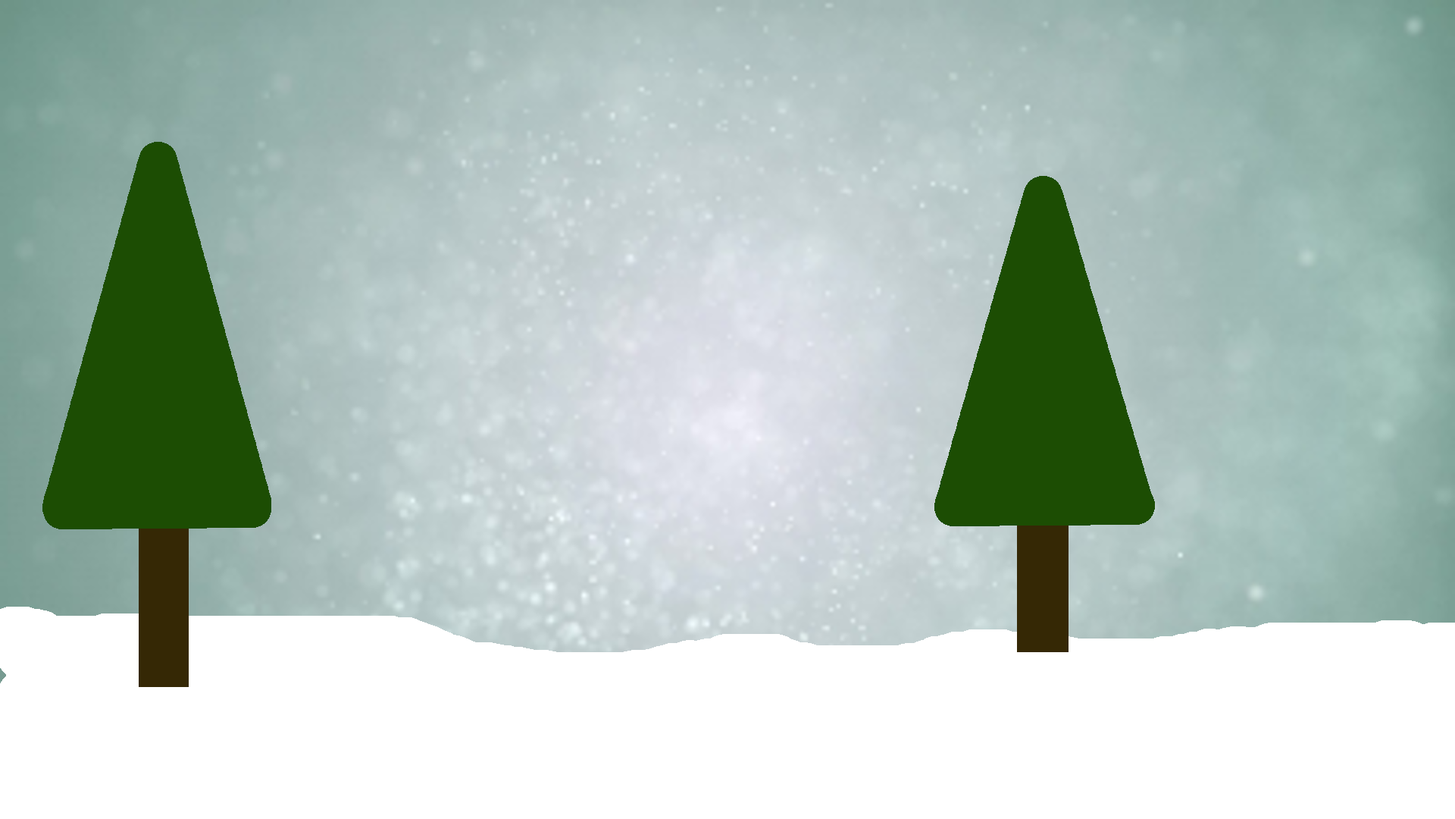
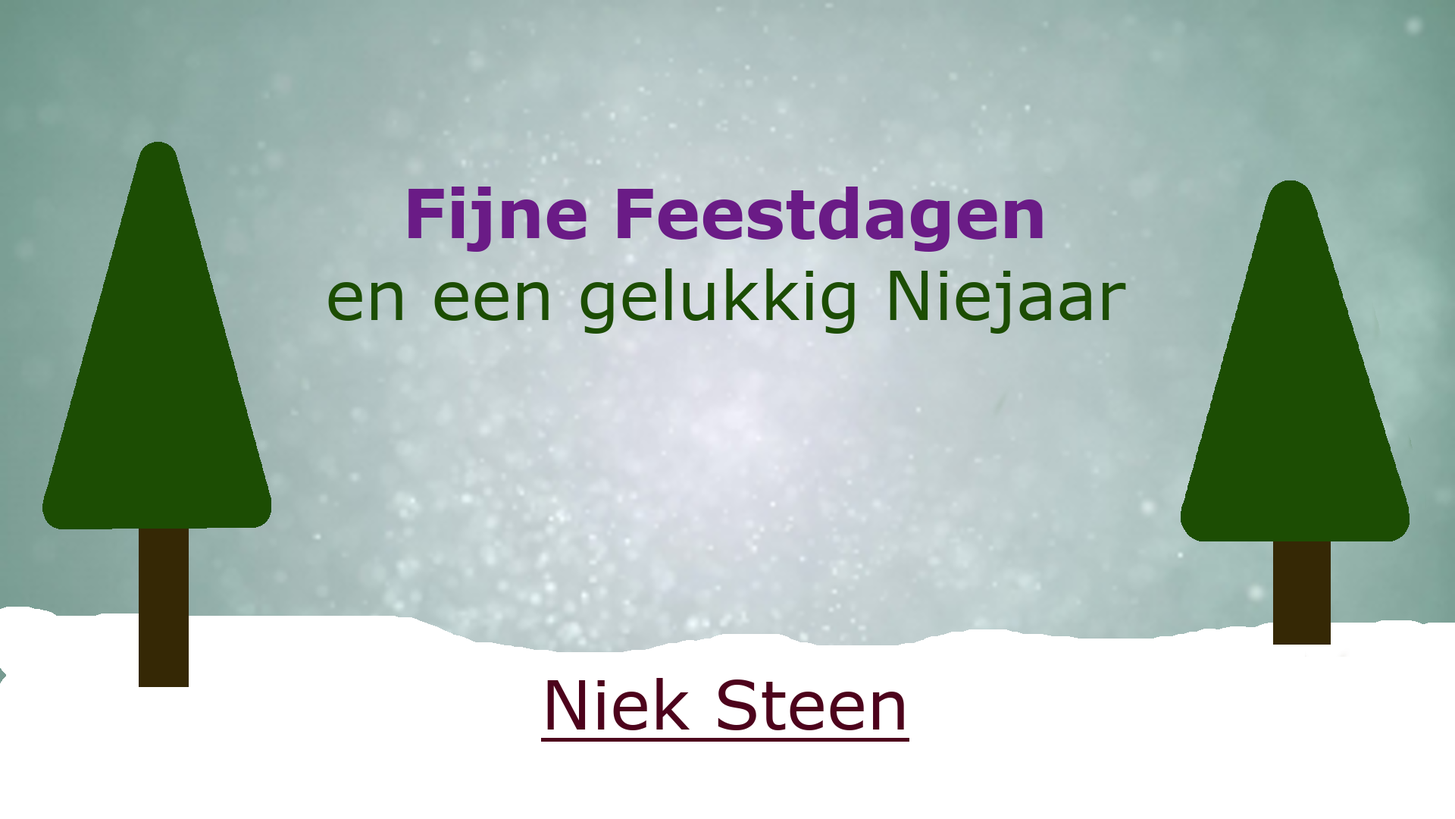
Layer changes from the first 1455x819 image to the second:
added layer "..." above "3" over [328, 186, 1127, 742]
painted on "2 #1" over [934, 175, 1427, 657]
